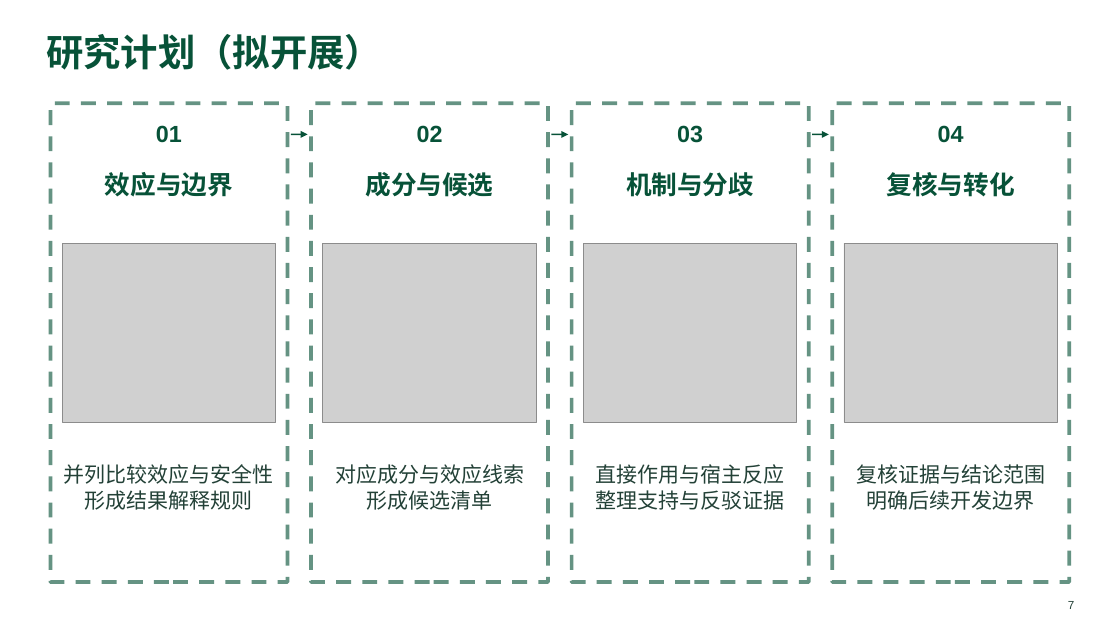
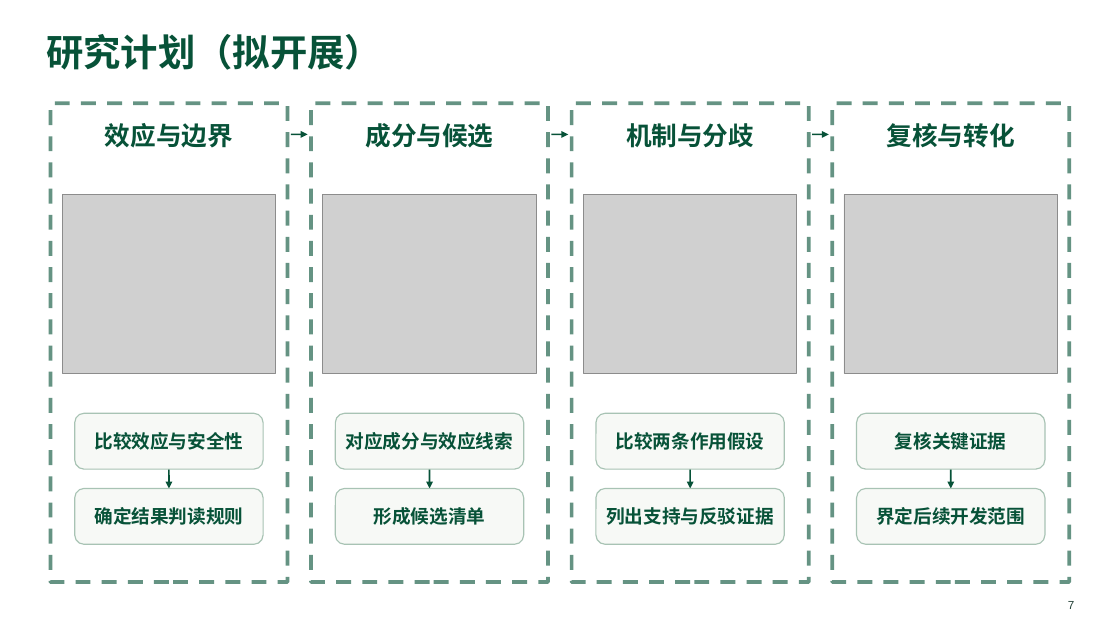
Before and after one commit to yetong0516/research-slide-workflow, a slide deck: slide 7 of examples/natural-antiviral/example.pptx. Drawn at 1120x630 pixels with LibreOffice and Linux fonts; fonts in the diff are those of the drawing; grey boxes stand for pictures. Boxes give left, top, right and bottom in pixels: in the first picture for what was removed or moved away, otherwise in the second. Text is boxed around its words. In the diff, an @@ line names an element or a change of style, - is before the commit and + after.

```diff
--- a/examples/natural-antiviral/example.pptx
+++ b/examples/natural-antiviral/example.pptx
@@ 4 pictures, 4 texts: place and size @@
-4 pictures, 4 texts at bbox=[62, 172, 1058, 423]
+4 pictures, 4 texts at bbox=[62, 123, 1058, 374]
@@ text removed at bbox=[156, 125, 182, 143] @@
-01
@@ text removed at bbox=[417, 125, 443, 143] @@
-02
@@ text removed at bbox=[677, 125, 703, 143] @@
-03
@@ text removed at bbox=[938, 125, 964, 143] @@
-04
@@ rounded rectangle added at bbox=[75, 413, 263, 470], fill #F7F9F6, outline #A8C3B4 1 pt @@
@@ rounded rectangle added at bbox=[335, 413, 523, 470], fill #F7F9F6, outline #A8C3B4 1 pt @@
@@ text "对应成分与效应线索": place and size @@
-text "对应成分与效应线索" at bbox=[335, 464, 524, 510]
+text "对应成分与效应线索" at bbox=[346, 432, 513, 450]
@@ text "对应成分与效应线索" at bbox=[346, 432, 513, 450]: size 18 to 16 pt, text colour #234137 to #075238, bold on; vertical alignment top to middle @@
@@ rounded rectangle added at bbox=[596, 413, 784, 470], fill #F7F9F6, outline #A8C3B4 1 pt @@
@@ rounded rectangle added at bbox=[857, 413, 1045, 470], fill #F7F9F6, outline #A8C3B4 1 pt @@
@@ text at bbox=[94, 432, 243, 450]: text changed; size 18 to 16 pt; text colour #234137 to #075238; bold on @@
-并列比较效应与安全性
-形成结果解释规则
+比较效应与安全性
@@ text added at bbox=[616, 432, 765, 450], 16 pt, text #075238, bold @@
+比较两条作用假设
@@ text added at bbox=[895, 432, 1007, 450], 16 pt, text #075238, bold @@
+复核关键证据
@@ arrow added from (169, 469) to (169, 489), #075238 1.4 pt @@
@@ arrow added from (429, 469) to (429, 489), #075238 1.4 pt @@
@@ arrow added from (691, 469) to (691, 489), #075238 1.4 pt @@
@@ arrow added from (951, 469) to (951, 489), #075238 1.4 pt @@
@@ rounded rectangle added at bbox=[75, 489, 263, 545], fill #F7F9F6, outline #A8C3B4 1 pt @@
@@ text added at bbox=[94, 507, 243, 525], 16 pt, text #075238, bold @@
+确定结果判读规则
@@ rounded rectangle added at bbox=[335, 489, 523, 545], fill #F7F9F6, outline #A8C3B4 1 pt @@
@@ text at bbox=[367, 490, 493, 510]: paragraph removed @@
-形成候选清单
@@ text added at bbox=[374, 507, 486, 525], 16 pt, text #075238, bold @@
+形成候选清单
@@ rounded rectangle added at bbox=[596, 489, 784, 545], fill #F7F9F6, outline #A8C3B4 1 pt @@
@@ text at bbox=[606, 507, 773, 525]: text changed; size 18 to 16 pt; text colour #234137 to #075238; bold on @@
-直接作用与宿主反应
-整理支持与反驳证据
+列出支持与反驳证据
@@ rounded rectangle added at bbox=[857, 489, 1045, 545], fill #F7F9F6, outline #A8C3B4 1 pt @@
@@ vertical alignment top to middle in 3 elements at bbox=[606, 507, 773, 525], bbox=[94, 432, 243, 450], bbox=[876, 507, 1025, 525] @@
@@ text at bbox=[876, 507, 1025, 525]: text changed; size 18 to 16 pt; text colour #234137 to #075238; bold on @@
-复核证据与结论范围
-明确后续开发边界
+界定后续开发范围
```
Also in this commit, not shown: 3 other slides changed, 12 other files.
